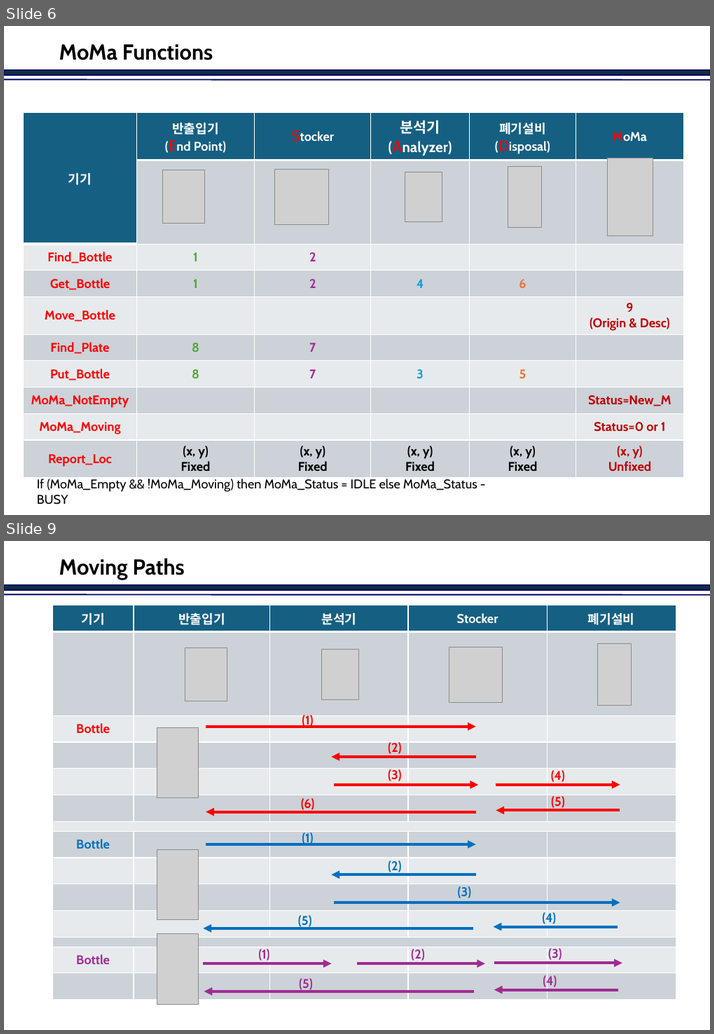
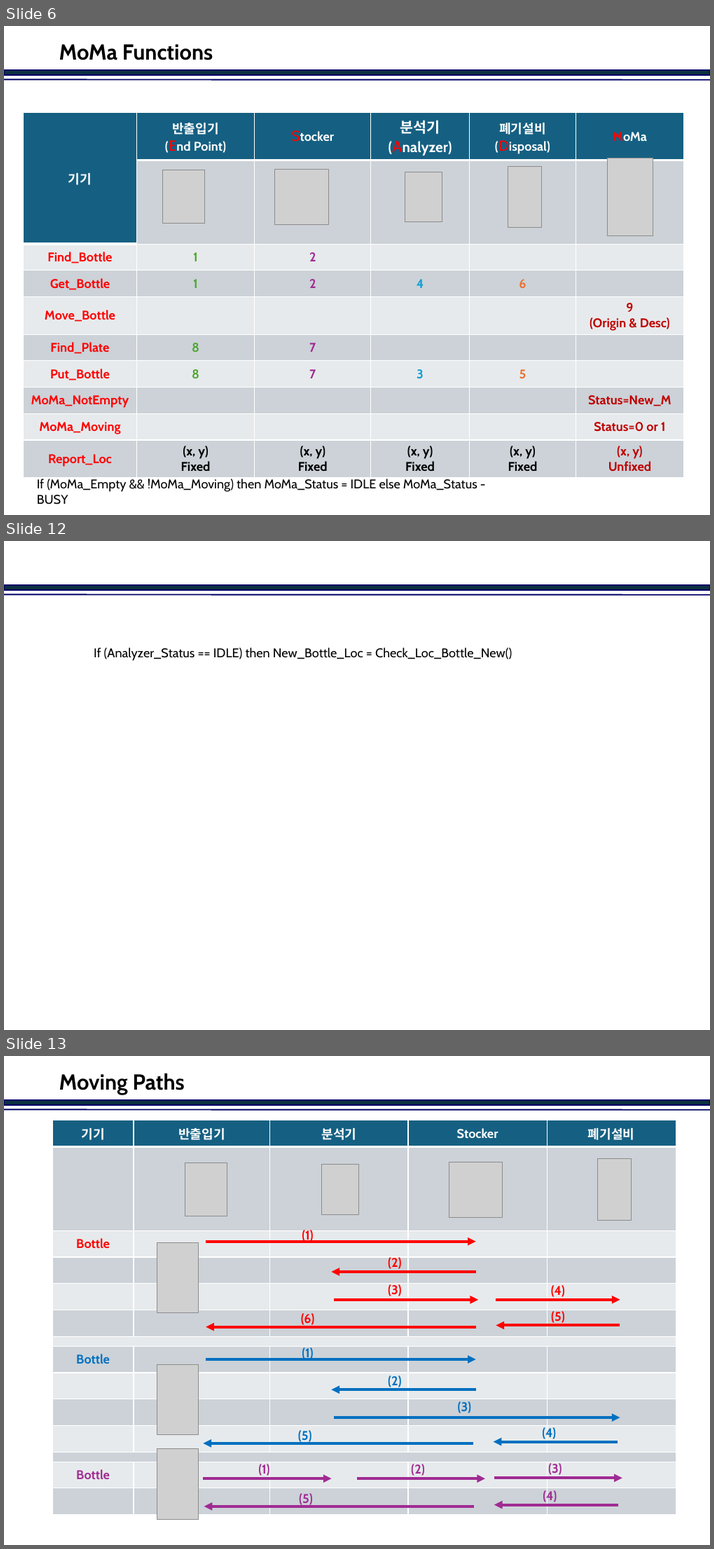
Before and after one commit to jinkabpark/SamickThk_Analysis, a slide deck: 허종원/DDS&Nodes.pptx. Shown one above the other, each under a label of ours: slides 6 and 9 before the commit, slides 6, 12 and 13 after it; the slides between them are not shown. The pictures are 714x1034 and 714x1549 pixels, drawn with LibreOffice and Linux fonts; fonts in the diff are those of the drawing; grey boxes stand for pictures; background and template pictures are left out. Boxes give left, top, right and bottom in pixels: in the first picture for what was removed or moved away, otherwise in the second. Text is boxed around its words. In the diff, an @@ line names an element or a change of style, - is before the commit and + after.

```diff
--- a/허종원/DDS&Nodes.pptx
+++ b/허종원/DDS&Nodes.pptx
@@ slide 12 added at (4, 541, 710, 1030), background #FFFFFF; not listed: 2 template elements that a slide beside it also shows @@
@@ text added at (94, 647, 511, 661), 14 pt, text #000000 @@
+If (Analyzer_Status == IDLE) then New_Bottle_Loc = Check_Loc_Bottle_New()
@@ what was slide 9 is now slide 13 @@
```
Also in this commit, not shown: 2 slides changed, 4 other slides added, 1 slide removed.
